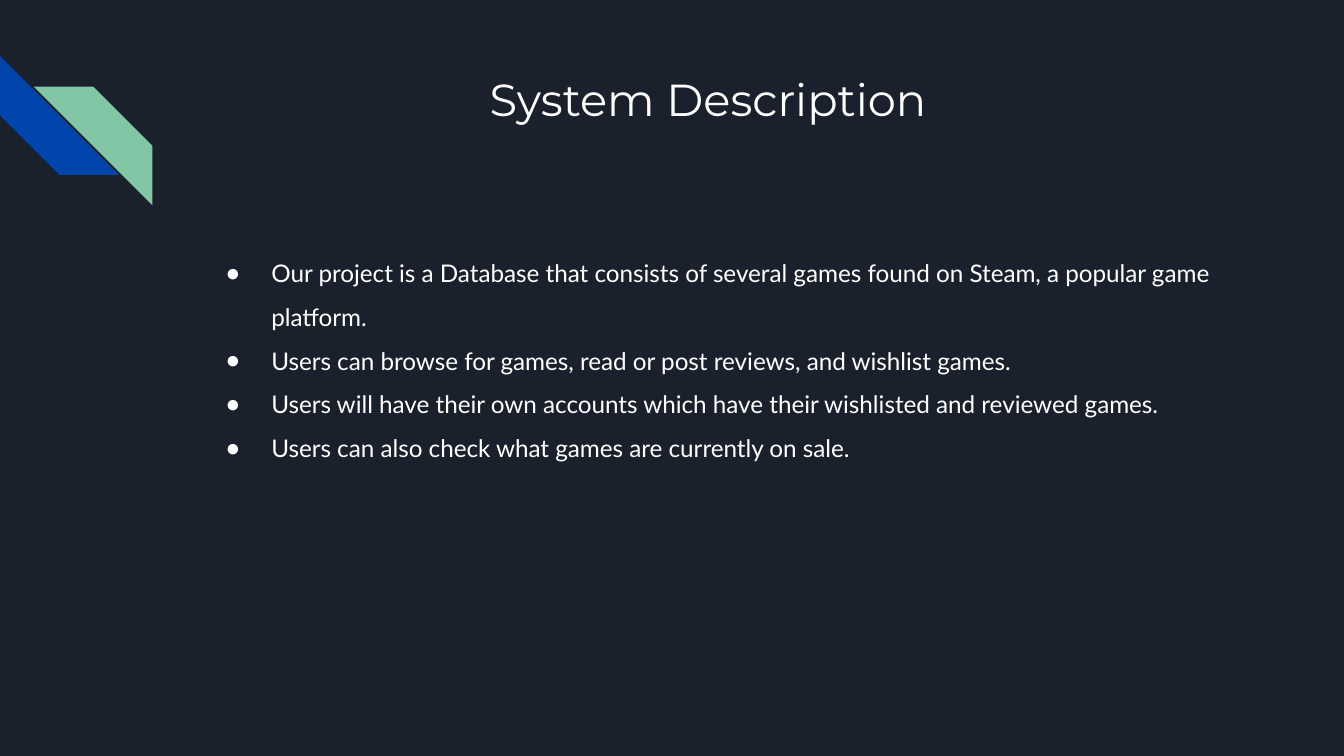
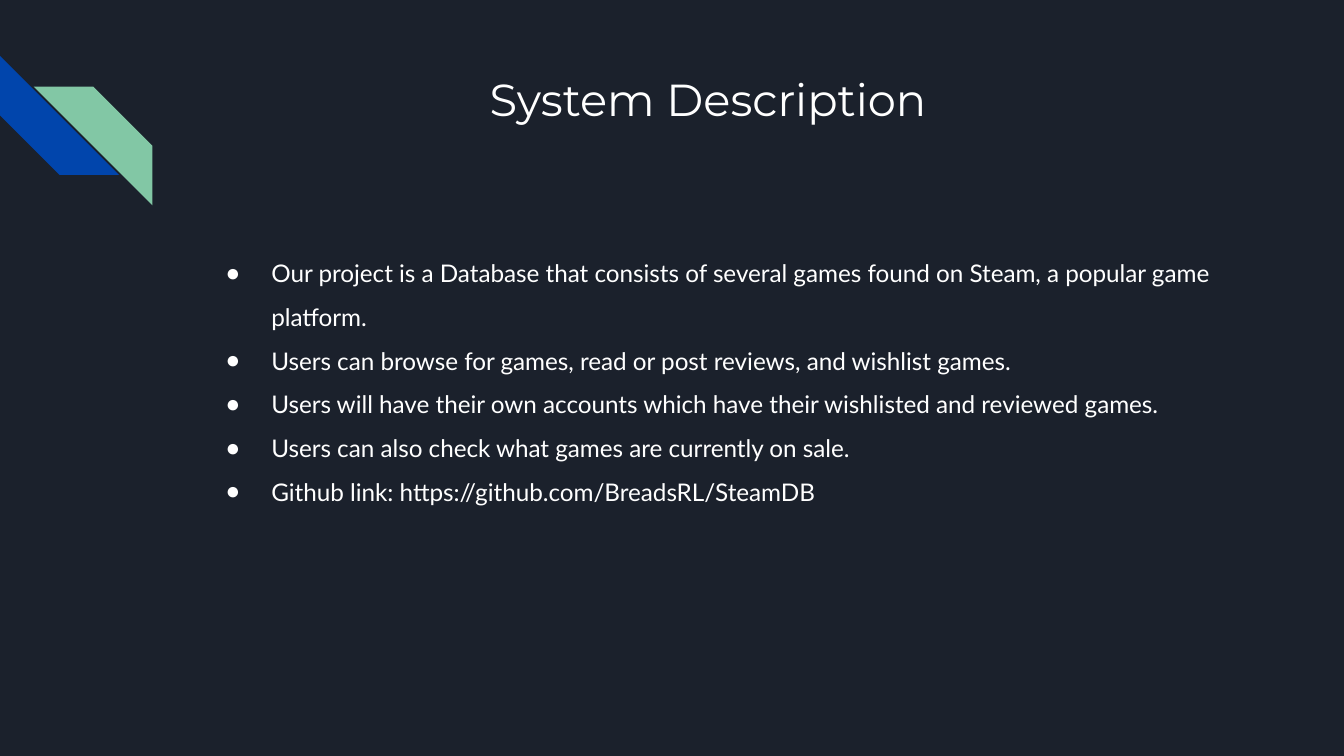
Before and after one commit to BreadsRL/SteamDB, a slide deck: slide 2 of Steam Games DB.pptx. Drawn at 1344x756 pixels with LibreOffice and Linux fonts; fonts in the diff are those of the drawing. Boxes give left, top, right and bottom in pixels: in the first picture for what was removed or moved away, otherwise in the second. Text is boxed around its words. In the diff, an @@ line names an element or a change of style, - is before the commit and + after.

Commit message:
Updated pptx to include github link

```diff
--- a/Steam Games DB.pptx
+++ b/Steam Games DB.pptx
@@ text at (x1=271, y1=483, x2=815, y2=506): paragraph added @@
+● Github link: https://github.com/BreadsRL/SteamDB
```
Also in this commit, not shown: 1 other slide changed.
